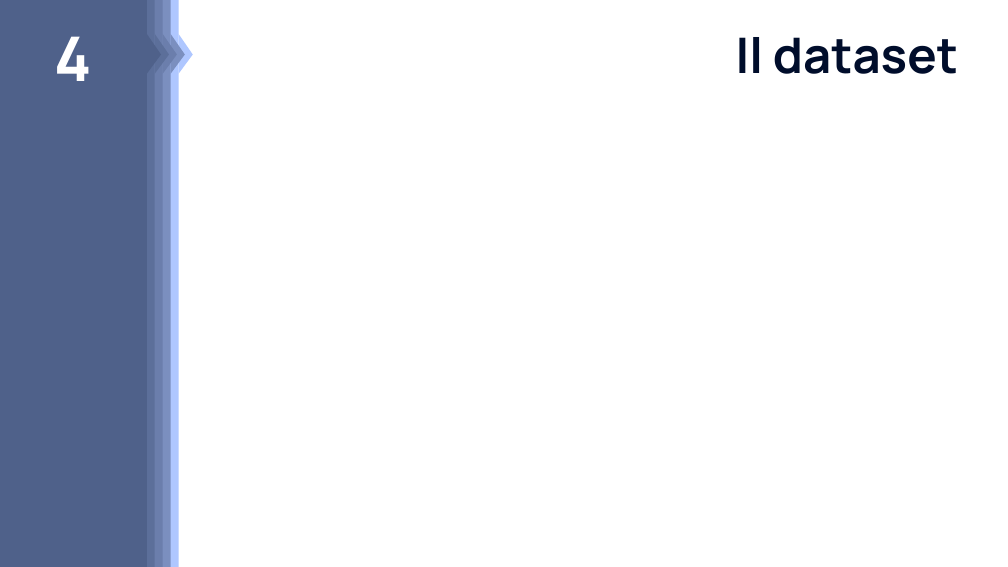
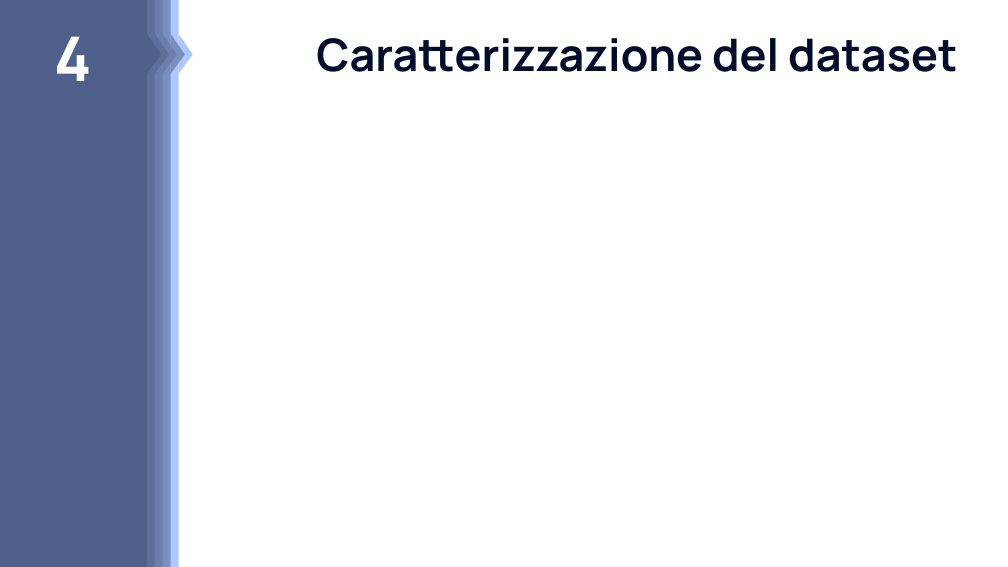
Before and after one commit to mgcarofano/hybrid-wifi-blt-rss-dataset-estimator, a slide deck: slide 6 of presentation/presentazione.pptx. Drawn at 1008x567 pixels with LibreOffice and Linux fonts; fonts in the diff are those of the drawing. Boxes give left, top, right and bottom in pixels: in the first picture for what was removed or moved away, otherwise in the second. Text is boxed around its words. In the diff, an @@ line names an element or a change of style, - is before the commit and + after.

```diff
--- a/presentation/presentazione.pptx
+++ b/presentation/presentazione.pptx
@@ title at <box>316,38,957,72</box>: text changed; size 35 to 32 pt @@
-Il dataset
+Caratterizzazione del dataset
```
Also in this commit, not shown: 2 other slides changed, 1 other file.
